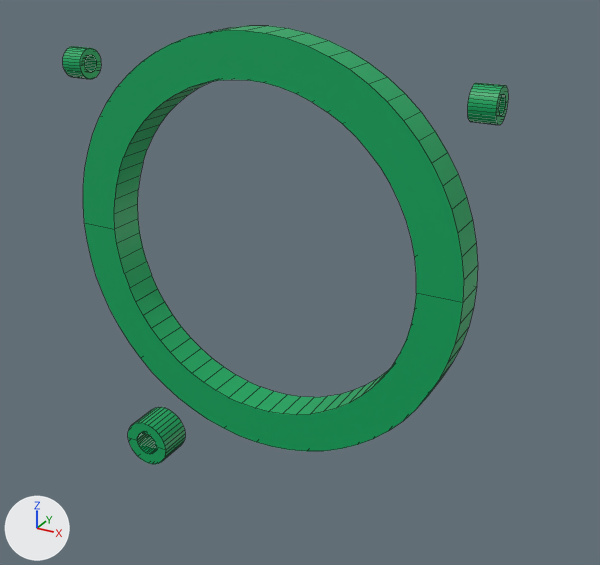
An edit to the Blender file oO-hands/models/oO-hands.blend, drawn before and after from the same camera.
The view is the same before and after, from a camera (50 mm lens) standing at (1.04, -1.689, 1.562) and looking at (0.099, 0.022, 0.707). The lights are fixed; the arrows at lower left show +X, +Y and +Z. Mesh edges are drawn as thin lines.

Objects in the first picture: 'oo_cylinder_body'.
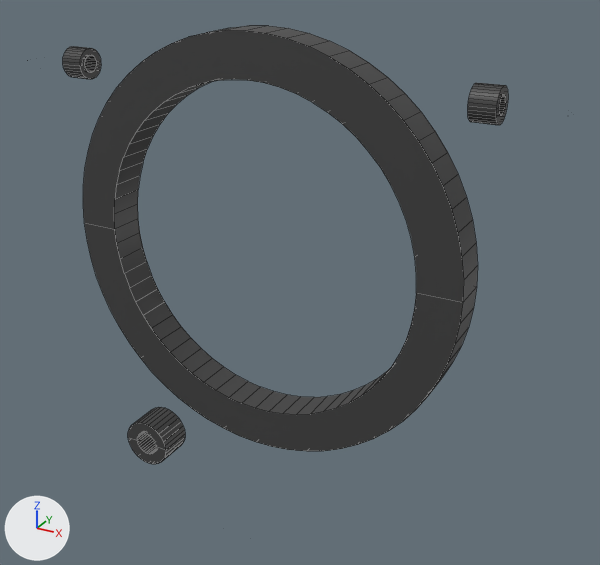
What differs and where, as boxes [x1, y1, x2, y2] in the pictures (600 x 565 px):
part 1 of me_oo_cylinder_body, surface changed (green to black)
    both: [63, 26, 508, 464]

What the commit changed:
me_oo_cylinder_body is used by ob_oo_cylinder_body; location (0.0, 0.0, 0.0).
me_oo_cylinder_body had 640 vertices, 336 faces and spanned x -0.58..0.58, y -0.05..0.05, z 0.022..1.33.
me_oo_cylinder_body now has 682 vertices, 350 faces and spans x -0.726..0.726, y -0.161..0.05, z -0.006..1.33.
me_oo_cylinder_body part 1: 336 kept faces spanning x -0.58..0.58, y -0.05..0.05, z 0.022..1.33 get new texture (UV) coordinates.
